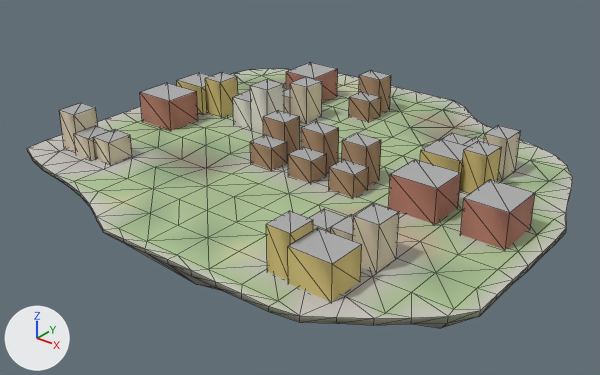
An edit to the glTF model godot_project/remake/sky/islands/SKY-023.lod1.glb, drawn before and after from the same camera.
The view is the same before and after, from a 50 mm lens placed at (162.7, -206.7, 115.8), pointed at (-2.0, -0.7, -11.9). Lighting does not change. The marker at lower left points along +X, +Y and +Z. The older version comes first. Mesh edges are drawn as thin lines. Vertices at exactly the same position are counted once.

The first picture shows 'buildings', 'deck', 'rock'.
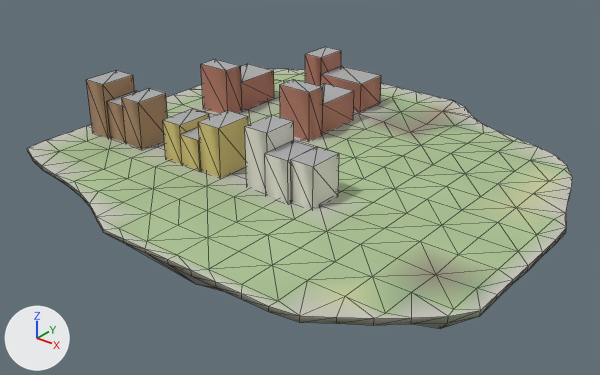
Patch to the scene script:
```diff
--- a/godot_project/remake/sky/islands/SKY-023.lod1.glb.py
+++ b/godot_project/remake/sky/islands/SKY-023.lod1.glb.py
@@ me_deck @@
 me_deck.from_pydata(...)  # 224 vertices, 381 faces; spans x -83.0..91.0, y -77.0..82.0, z -2.0..0.0
+# me_deck part 1: 67 faces centred in x -67.0..81.0, y -70.0..66.0, z -1.0..0.0 are repainted in the vertex colours; the middle colour goes from greyish green #95ad85 to greyish green #acc294
+# me_deck part 2: 79 faces centred in x -75.0..81.0, y -70.0..74.0, z 0.0 are repainted in the vertex colours; the middle colour goes from light grey #c3c0bb to greyish green #adc494
+# me_deck part 3: 52 faces centred in x -79.0..89.0, y -69.0..78.0, z 0.0 are repainted in the vertex colours; the middle colour goes from beige #c0c09f to greyish green #adc094
+# me_deck part 4: 46 faces centred in x -67.0..82.0, y -34.0..62.0, z -1.0..0.0 are repainted in the vertex colours; the middle colour goes from greyish green #acc194 to light grey #c2c0ba
+# me_deck part 5: 61 faces centred in x -75.0..87.0, y -70.0..74.0, z -1.0..0.0 are repainted in the vertex colours; the middle colour goes from beige #bcbf97 to greyish green #adc294
 me_deck.materials.append(mat_sky_deck)
@@ me_buildings @@
-me_buildings.from_pydata(...)  # 255 vertices, 320 faces; spans x -72.0..82.0, y -66.0..58.0, z 0.0..17.0
+me_buildings.from_pydata(...)  # 119 vertices, 150 faces; spans x -75.0..26.0, y -31.0..62.0, z 0.0..20.0
+# me_buildings part 6: the loose piece of 8 vertices spanning x 5.0..14.0, y -15.0..-7.0, z 0.0..8.0 is scaled about its middle by (0.947, 1.63, 2.56), then moved by (-6.0, -12.0, 6.0)
+# me_buildings part 7: the loose piece of 8 vertices spanning x 4.0..13.0, y -7.0..1.0, z 0.0..14.0 is scaled about its middle by (0.947, 1.69, 1), then moved by (4.0, -21.0, 0.0)
+# me_buildings part 8: the loose piece of 8 vertices spanning x 21.0..31.0, y -15.0..-7.0, z 0.0..8.0 is scaled about its middle by (0.895, 1.63, 1.78), then moved by (-5.0, -12.0, 3.0)
+# me_buildings part 9: the loose piece of 8 vertices spanning x -56.0..-48.0, y -46.0..-36.0, z 0.0..8.0 is scaled about its middle by (1, 1.47, 1.78), then moved by (19.0, 17.0, 3.0)
+# me_buildings part 10: the loose piece of 8 vertices spanning x -12.0..-2.0, y -15.0..-7.0, z 0.0..8.0 is scaled about its middle by (0.895, 1.69, 1.39), then moved by (-18.0, -13.0, 2.0)
+# me_buildings part 11: the loose piece of 8 vertices spanning x -13.0..-3.0, y -7.0..1.0, z 0.0..14.0 is scaled about its middle by (0.947, 1.75, 1.22), then moved by (-8.0, -20.0, 2.0)
+# me_buildings part 12: the loose piece of 8 vertices spanning x -43.0..-29.0, y 42.0..58.0, z 0.0..12.0 is scaled about its middle by (0.571, 0.844, 1.57), then moved by (2.0, 5.0, 3.0)
+# me_buildings part 13: the loose piece of 8 vertices spanning x -13.0..-3.0, y 50.0..58.0, z 0.0..14.0 is scaled about its middle by (2.05, 1.75, 0.822), then moved by (-12.0, 1.0, -1.0)
+# me_buildings part 14: the loose piece of 8 vertices spanning x -28.0..-20.0, y 26.0..35.0, z 0.0..14.0 is scaled about its middle by (1.69, 0.842, 1.29), then moved by (9.0, -14.0, 2.0)
+# me_buildings part 15: the loose piece of 8 vertices spanning x -36.0..-28.0, y 27.0..36.0, z 0.0..8.0 is scaled about its middle by (1.75, 2.05, 1.46), then moved by (17.0, -2.0, 2.0)
+# me_buildings part 16: the loose piece of 8 vertices spanning x -57.0..-49.0, y 10.0..19.0, z 0.0..14.0 is scaled about its middle by (1.69, 0.842, 1.29), then moved by (-2.0, 2.0, 2.0)
+# me_buildings part 17: the loose piece of 8 vertices spanning x -44.0..-36.0, y 25.0..34.0, z 0.0..8.0 is scaled about its middle by (1.75, 2.05, 1.46), then moved by (-15.0, 0.0, 2.0)
+# me_buildings part 18: the loose piece of 8 vertices spanning x -72.0..-64.0, y -47.0..-37.0, z 0.0..14.0 is scaled about its middle by (1.13, 1.47, 1.44), then moved by (-3.0, 18.0, 3.0)
+# me_buildings part 19: a new loose piece of 15 vertices spanning x -66.0..-49.0, y -30.0..-16.0, z 0.0..17.0, in mat_sky_lod_bldg
+# me_buildings part 20: 18 loose pieces with 151 vertices, spanning x -71.0..82.0, y -66.0..50.0, z 0.0..17.0, are deleted
 me_buildings.materials.append(mat_sky_lod_bldg)
```

Boxes (x1, y1, x2, y2) around the edits, measured in the pictures (600 x 375 px; the box of a moved part takes in the faces that stretch with it):
'buildings', reshaped (38% narrower, 32% shorter)
    before: (59, 62, 535, 302)
    after: (87, 47, 381, 209)
part 1 of me_deck, recoloured
    both: (109, 75, 562, 300)
part 2 of me_deck, recoloured
    before: (60, 75, 536, 306)
    after: (60, 95, 536, 306)
part 3 of me_deck, recoloured
    before: (39, 74, 569, 309)
    after: (39, 83, 569, 309)
part 4 of me_deck, recoloured
    before: (118, 91, 568, 218)
    after: (109, 100, 568, 219)
part 5 of me_deck, recoloured
    before: (129, 74, 569, 305)
    after: (110, 88, 569, 305)
part 6 of me_buildings, moved or reshaped
    before: (288, 147, 326, 183)
    after: (245, 115, 294, 193)
part 7 of me_buildings, moved or reshaped
    before: (301, 121, 339, 173)
    after: (265, 141, 315, 203)
part 8 of me_buildings, moved or reshaped
    before: (329, 159, 369, 198)
    after: (291, 147, 339, 209)
part 9 of me_buildings, moved or reshaped
    before: (93, 129, 132, 164)
    after: (163, 109, 209, 164)
part 10 of me_buildings, moved or reshaped
    before: (250, 135, 287, 170)
    after: (180, 127, 201, 171)
part 11 of me_buildings, moved or reshaped
    before: (263, 110, 300, 160)
    after: (198, 110, 248, 178)
part 12 of me_buildings, moved or reshaped
    before: (286, 62, 338, 102)
    after: (305, 47, 341, 86)
part 13 of me_buildings, moved or reshaped
    before: (359, 71, 391, 113)
    after: (321, 66, 381, 112)
part 14 of me_buildings, moved or reshaped
    before: (290, 77, 322, 123)
    after: (280, 79, 323, 141)
part 15 of me_buildings, moved or reshaped (mostly hidden before)
    before: (284, 89, 290, 113)
    after: (319, 83, 354, 134)
part 16 of me_buildings, moved or reshaped
    before: (205, 72, 238, 117)
    after: (201, 59, 242, 114)
part 17 of me_buildings, moved or reshaped (not visible before)
    after: (241, 64, 274, 110)
part 18 of me_buildings, moved or reshaped
    before: (59, 103, 98, 152)
    after: (87, 70, 135, 139)
part 19 of me_buildings, added
    after: (107, 88, 168, 149)
part 20 of me_buildings, deleted
    before: (74, 73, 535, 302)
